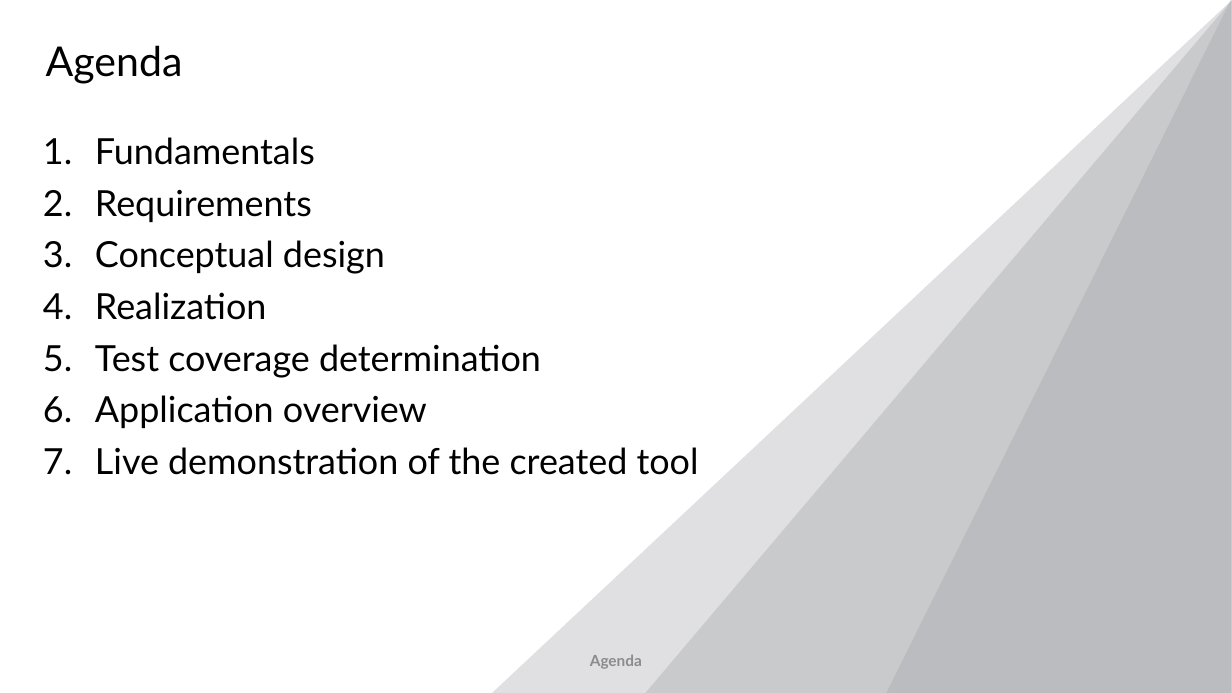
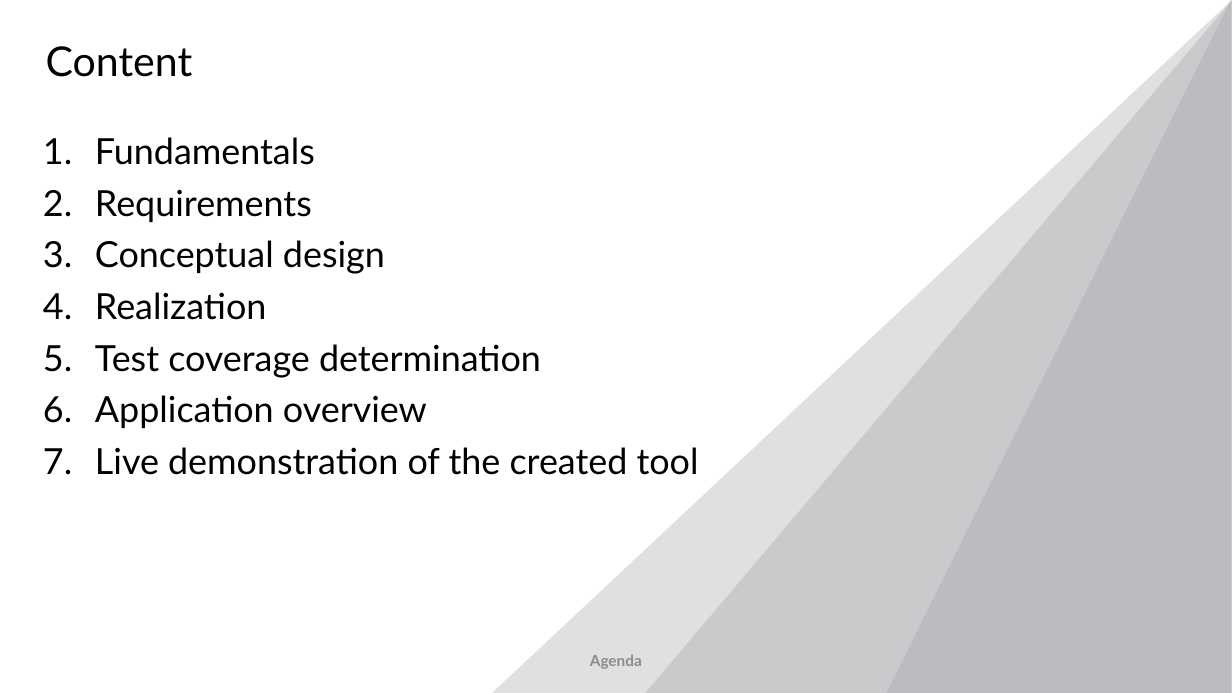
Before and after one commit to Razvanmatis/SmartIctAnalyzer, a slide deck: slide 2 of Präsentation/Power Point presentation.pptx. Drawn at 1232x693 pixels with LibreOffice and Linux fonts; fonts in the diff are those of the drawing; background and template pictures are left out. Boxes give left, top, right and bottom in pixels: in the first picture for what was removed or moved away, otherwise in the second. Text is boxed around its words. In the diff, an @@ line names an element or a change of style, - is before the commit and + after.

```diff
--- a/Präsentation/Power Point presentation.pptx
+++ b/Präsentation/Power Point presentation.pptx
@@ title at (46, 46, 193, 77): text changed @@
-Agenda
+Content
```
Also in this commit, not shown: 2 other slides changed.
